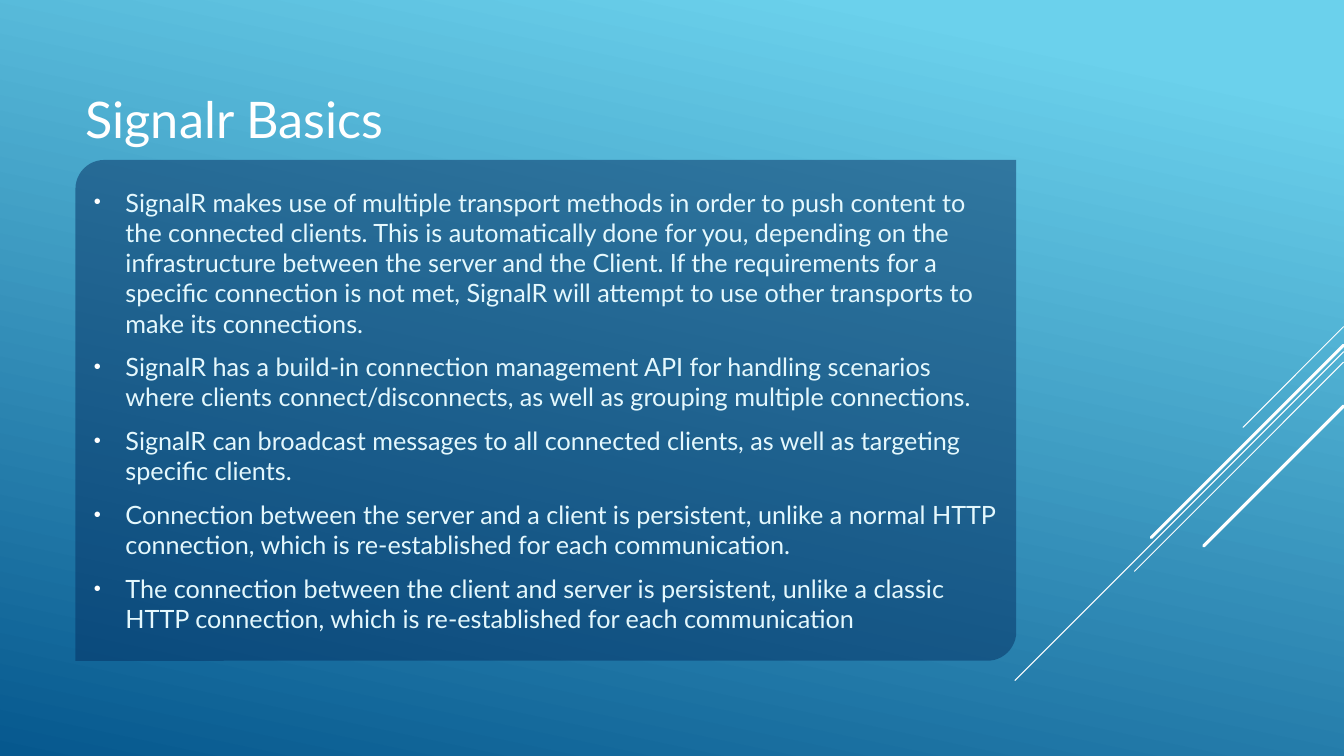
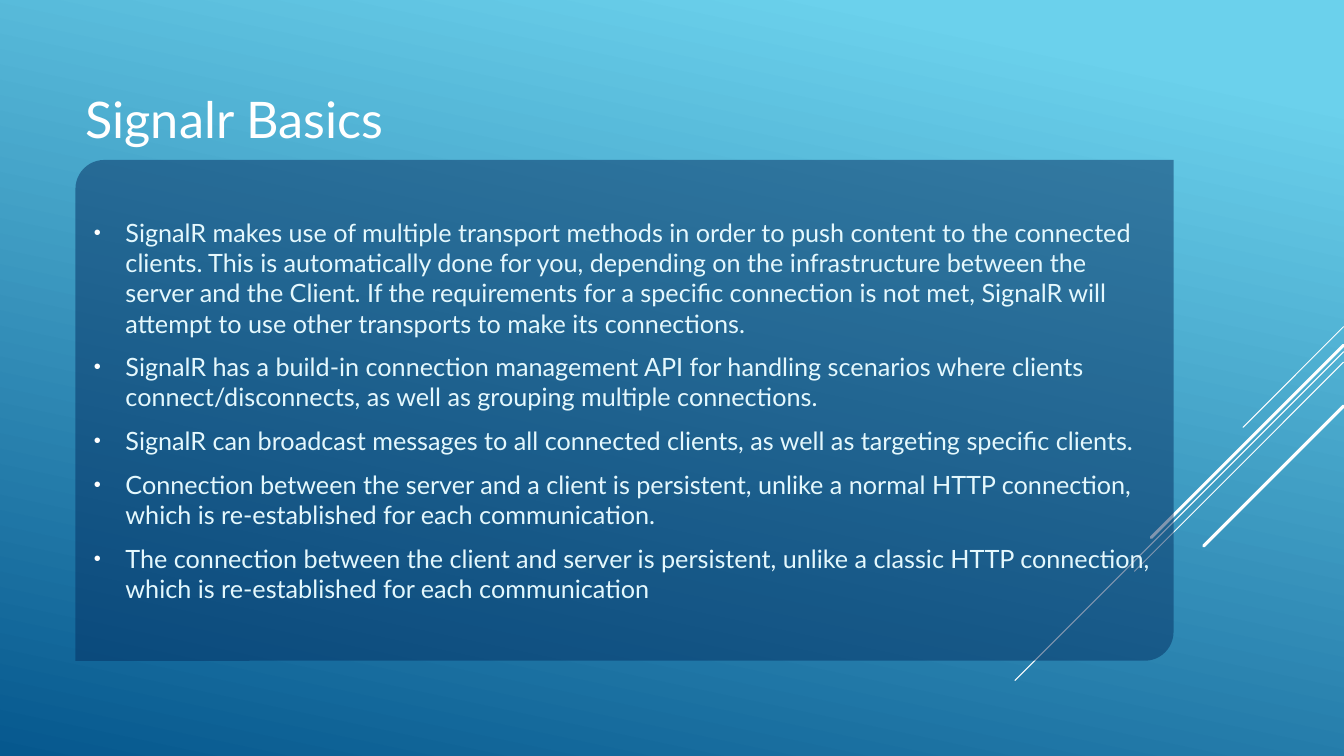
Before and after one commit to JAspeling/SignalR, a slide deck: slide 3 of SignalR.pptx. Drawn at 1344x756 pixels with LibreOffice and Linux fonts; fonts in the diff are those of the drawing. Boxes give left, top, right and bottom in pixels: in the first picture for what was removed or moved away, otherwise in the second. Text is boxed around its words. In the diff, an @@ line names an element or a change of style, - is before the commit and + after.

```diff
--- a/SignalR.pptx
+++ b/SignalR.pptx
@@ text "SignalR makes use of multiple ...": place and size @@
-text "SignalR makes use of multiple ..." at (76, 160, 1016, 661)
+text "SignalR makes use of multiple ..." at (76, 160, 1174, 661)
```
Also in this commit, not shown: 1 other slide changed, 8 slides added, 2 slides removed, 7 other files.
